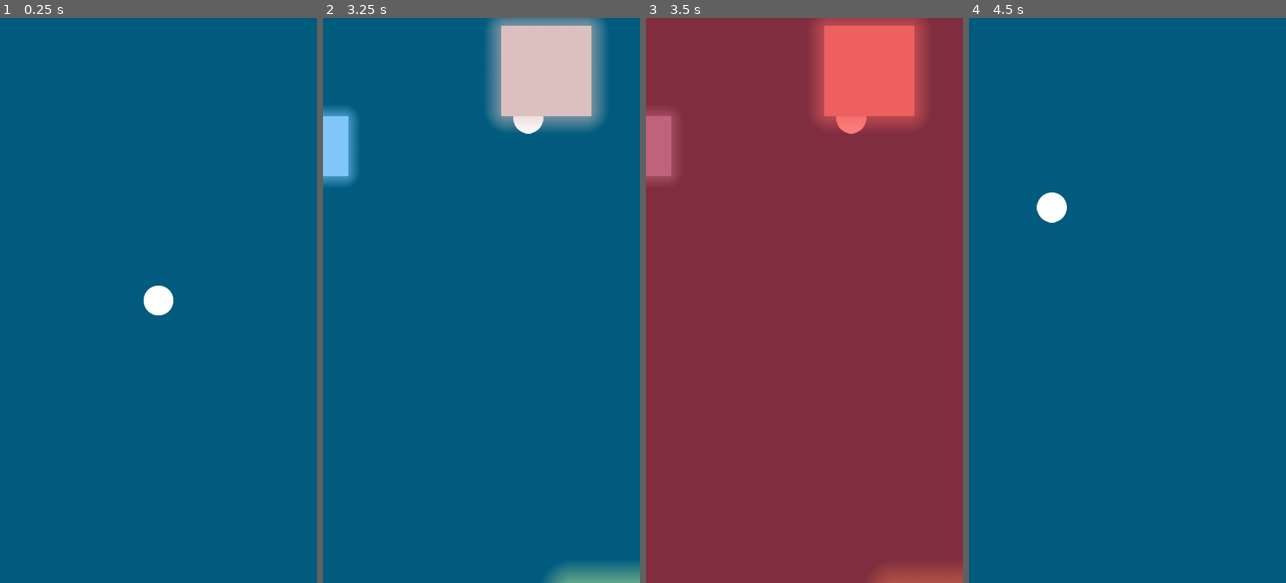
Above: before the commit, frames 1-4 (left to right).
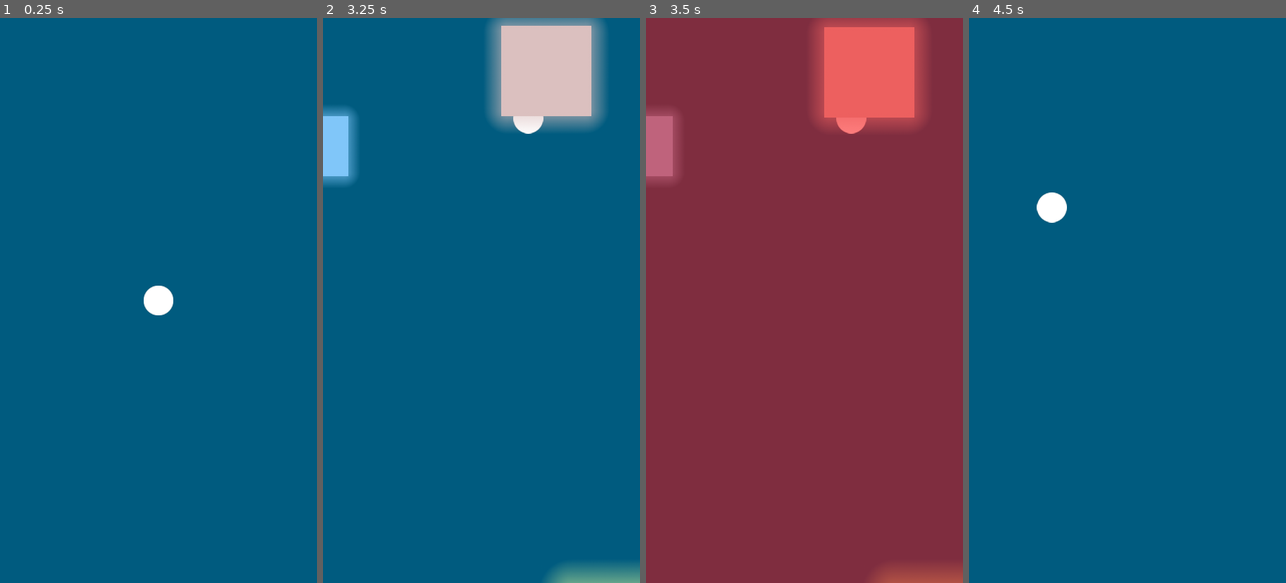
Above: after the commit, the same moments.

Repository: KijeviGombooc/Roundy
Game: Godot game, scene res://Scenes/World.tscn
The game is run twice, just before and just after one commit, with the same random seed, the same clock (stepped at 60 frames per second) and the same inputs.
Inputs (mouse positions are in pixels of both pictures, inside the frame that each line leads up to):
- Up to frame 1 (0.25 s): no input
- Up to frame 2 (3.25 s): tap Enter at 0.5 s; move the mouse to (551, 272) at 0.52 s; click (551, 272) at 0.67 s; tap Space at 1.25 s; drag from (418, 328) to (551, 272) at 1.27 s; move the mouse to (513, 176) at 2.02 s; click (513, 176) at 2.17 s; drag from (465, 413) to (544, 34) at 2.77 s
- Up to frame 3 (3.5 s): no input
- Up to frame 4 (4.5 s): move the mouse to (1222, 385) at 3.52 s; click (1222, 385) at 3.67 s; tap Enter at 4.25 s; drag from (1032, 215) to (1079, 159) at 4.27 s

Frames 1-2 are identical in both runs. In frame 3, 0.2% of the frame differs, in the area x 8-85%, y 1-28%; in frame 4, nothing differs.

Commit message:
Separated game logic from player logic

Diff:
--- a/Scenes/Player.tscn
+++ b/Scenes/Player.tscn
@@ -1,28 +1,11 @@
-[gd_scene load_steps=7 format=2]
+[gd_scene load_steps=5 format=2]
 
 [ext_resource path="res://GFX/Materials/PlayerMaterial.tres" type="Material" id=1]
 [ext_resource path="res://Scripts/Player.gd" type="Script" id=2]
 [ext_resource path="res://GFX/Textures/circle.png" type="Texture" id=3]
-[ext_resource path="res://admob-lib/admob.gd" type="Script" id=4]
 
 [sub_resource type="CircleShape2D" id=1]
 radius = 256.0
-
-[sub_resource type="Animation" id=2]
-resource_name = "Eat"
-length = 2.0
-tracks/0/type = "value"
-tracks/0/path = NodePath(".:amplitude")
-tracks/0/interp = 1
-tracks/0/loop_wrap = true
-tracks/0/imported = false
-tracks/0/enabled = true
-tracks/0/keys = {
-"times": PoolRealArray( 0, 0.2, 0.8, 1.4, 2 ),
-"transitions": PoolRealArray( 1, 1, 1, 1, 1 ),
-"update": 0,
-"values": [ Vector2( 0, 0 ), Vector2( 25, 25 ), Vector2( 12, 12 ), Vector2( 6, 6 ), Vector2( 0, 0 ) ]
-}
 
 [node name="Player" type="Area2D"]
 material = ExtResource( 1 )
@@ -36,13 +19,4 @@
 material = ExtResource( 1 )
 use_parent_material = true
 texture = ExtResource( 3 )
-
-[node name="AnimationPlayer" type="AnimationPlayer" parent="."]
-anims/Eat = SubResource( 2 )
-
-[node name="Admob" type="Node" parent="."]
-script = ExtResource( 4 )
-banner_id = "ca-app-pub-3940256099942544/6300978111"
-interstitial_id = "ca-app-pub-3940256099942544/1033173712"
-rewarded_id = "ca-app-pub-3940256099942544/5224354917"
 [connection signal="area_entered" from="." to="." method="_on_Player_area_entered"]
--- a/Scenes/World.tscn
+++ b/Scenes/World.tscn
@@ -1,9 +1,10 @@
-[gd_scene load_steps=5 format=2]
+[gd_scene load_steps=6 format=2]
 
 [ext_resource path="res://Scenes/Player.tscn" type="PackedScene" id=1]
 [ext_resource path="res://Scenes/Spawner.tscn" type="PackedScene" id=2]
 [ext_resource path="res://Scenes/HUD.tscn" type="PackedScene" id=3]
 [ext_resource path="res://GFX/Textures/square.png" type="Texture" id=4]
+[ext_resource path="res://Scripts/Game.gd" type="Script" id=5]
 
 [node name="World" type="Node"]
 
@@ -20,3 +21,11 @@
 [node name="Spawner" parent="." instance=ExtResource( 2 )]
 
 [node name="HUD" parent="." instance=ExtResource( 3 )]
+
+[node name="Game" type="Node" parent="." groups=[
+"GAME",
+]]
+script = ExtResource( 5 )
+__meta__ = {
+"_editor_description_": ""
+}
--- a/Scripts/Enemy.gd
+++ b/Scripts/Enemy.gd
@@ -1,3 +1,4 @@
+class_name Enemy
 extends Area2D
 
 
--- /dev/null
+++ b/Scripts/Game.gd
@@ -0,0 +1,52 @@
+extends Node
+
+var filePath = "user://fast_game.sav"
+var score = 0.0
+var highscore = 0.0
+
+
+func _ready():
+	Input.set_mouse_mode(Input.MOUSE_MODE_CONFINED)
+	_load_game()
+
+
+func player_eaten():
+	get_tree().call_group("HUD", "_death_screen", true)
+	_restart()
+
+
+func enemy_eaten(value):
+	score += value
+	get_tree().call_group("HUD", "_update_score", score)
+	if score > highscore:
+		highscore = score
+		get_tree().call_group("HUD", "_update_highscore", highscore)
+
+
+func _restart():
+	_save_game()
+	get_tree().paused = true
+	yield(get_tree().create_timer(1),"timeout")
+	get_tree().paused = false
+	get_tree().reload_current_scene()
+
+
+func _save_game():
+	if score > highscore:
+		highscore = score
+		var saveFile = File.new()
+		saveFile.open(filePath, File.WRITE_READ)
+		saveFile.store_float(score)
+		saveFile.close()
+
+
+func _load_game():
+	var saveFile = File.new()
+	saveFile.open(filePath, File.READ)
+	if saveFile.is_open():
+		highscore = saveFile.get_float()
+	else:
+		highscore = 0
+	saveFile.close()
+	get_tree().call_group("HUD", "_update_highscore", highscore)
+	get_tree().call_group("HUD", "_update_score", 0)
--- a/Scripts/Player.gd
+++ b/Scripts/Player.gd
@@ -1,30 +1,11 @@
 extends Area2D
 
 export var speed = 2500
-export var maxScale = 0.5
-export var amplitude = Vector2() setget set_amplitude
 
-var filePath = "user://fast_game.sav"
-var score = 0.0
-var highscore = 0.0
 var pressCount = 0
 var path = []
 onready var speed_squared = speed * speed
 onready var origScale = self.scale
-
-
-func set_amplitude(value):
-	amplitude = value
-	$Sprite.material.set_shader_param("amplitude", amplitude)
-
-
-func _ready():
-	$Admob.load_banner()
-	$Admob.show_banner()
-
-	set_amplitude(0)
-	Input.set_mouse_mode(Input.MOUSE_MODE_CONFINED)
-	_load_game()
 
 
 func _process(delta):
@@ -44,7 +25,10 @@
 
 
 func _on_Player_area_entered(area):
-	_eat_or_eaten(area)
+	if self.scale.x > area.scale.x:
+		_eat(area)
+	else:
+		_eaten()
 
 
 func _become_smaller(delta):
@@ -52,8 +36,6 @@
 		scale -= scale*scale/2*delta
 		if scale.x < origScale.x:
 			scale = origScale
-#		elif scale.x > maxScale:
-#			scale = Vector2.ONE * maxScale
 
 
 func _move_to_next(delta):
@@ -67,52 +49,11 @@
 		self.translate(speed* dist.normalized()*delta)
 
 
-func _eat_or_eaten(other):
-	if self.scale.x > other.scale.x:
-		_eat(other)
-	else:
-		_eaten()
-
-
-func _eat(other):
-	if $AnimationPlayer.is_playing():
-		$AnimationPlayer.stop()
-	$AnimationPlayer.play("Eat")
+func _eat(other : Enemy):
 	self.scale += other.scale/2
-	score += other.value
-	get_tree().call_group("HUD", "_update_score", score)
 	other.queue_free()
-
-
-func _save_game():
-	if score > highscore:
-		highscore = score
-		var saveFile = File.new()
-		saveFile.open(filePath, File.WRITE_READ)
-		saveFile.store_float(score)
-		saveFile.close()
-
-
-func _load_game():
-	var saveFile = File.new()
-	saveFile.open(filePath, File.READ)
-	if saveFile.is_open():
-		highscore = saveFile.get_float()
-	else:
-		highscore = 0
-	saveFile.close()
-	get_tree().call_group("HUD", "_update_highscore", highscore)
-	get_tree().call_group("HUD", "_update_score", 0)
+	get_tree().call_group("GAME", "enemy_eaten", other.value)
 
 
 func _eaten():
-	get_tree().paused = true
-	get_tree().call_group("HUD", "_death_screen",true)
-	yield(get_tree().create_timer(1),"timeout")
-	_restart()
-
-
-func _restart():
-	_save_game()
-	get_tree().reload_current_scene()
-	get_tree().paused = false
+	get_tree().call_group("GAME", "player_eaten")
--- a/project.godot
+++ b/project.godot
@@ -13,9 +13,15 @@
 "class": "Admob",
 "language": "GDScript",
 "path": "res://admob-lib/admob.gd"
+}, {
+"base": "Area2D",
+"class": "Enemy",
+"language": "GDScript",
+"path": "res://Scripts/Enemy.gd"
 } ]
 _global_script_class_icons={
-"Admob": "res://admob-lib/icon.png"
+"Admob": "res://admob-lib/icon.png",
+"Enemy": ""
 }
 
 [android]
